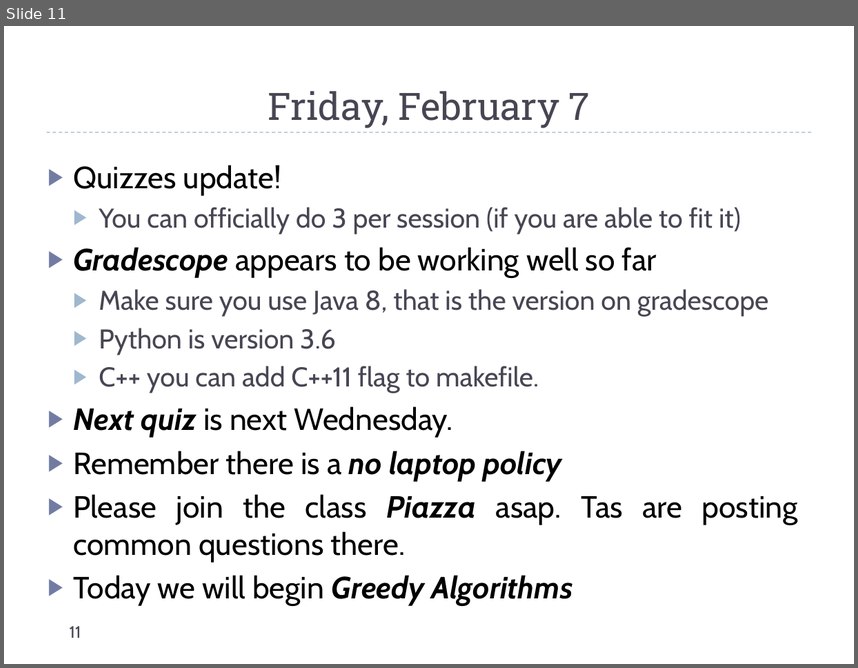
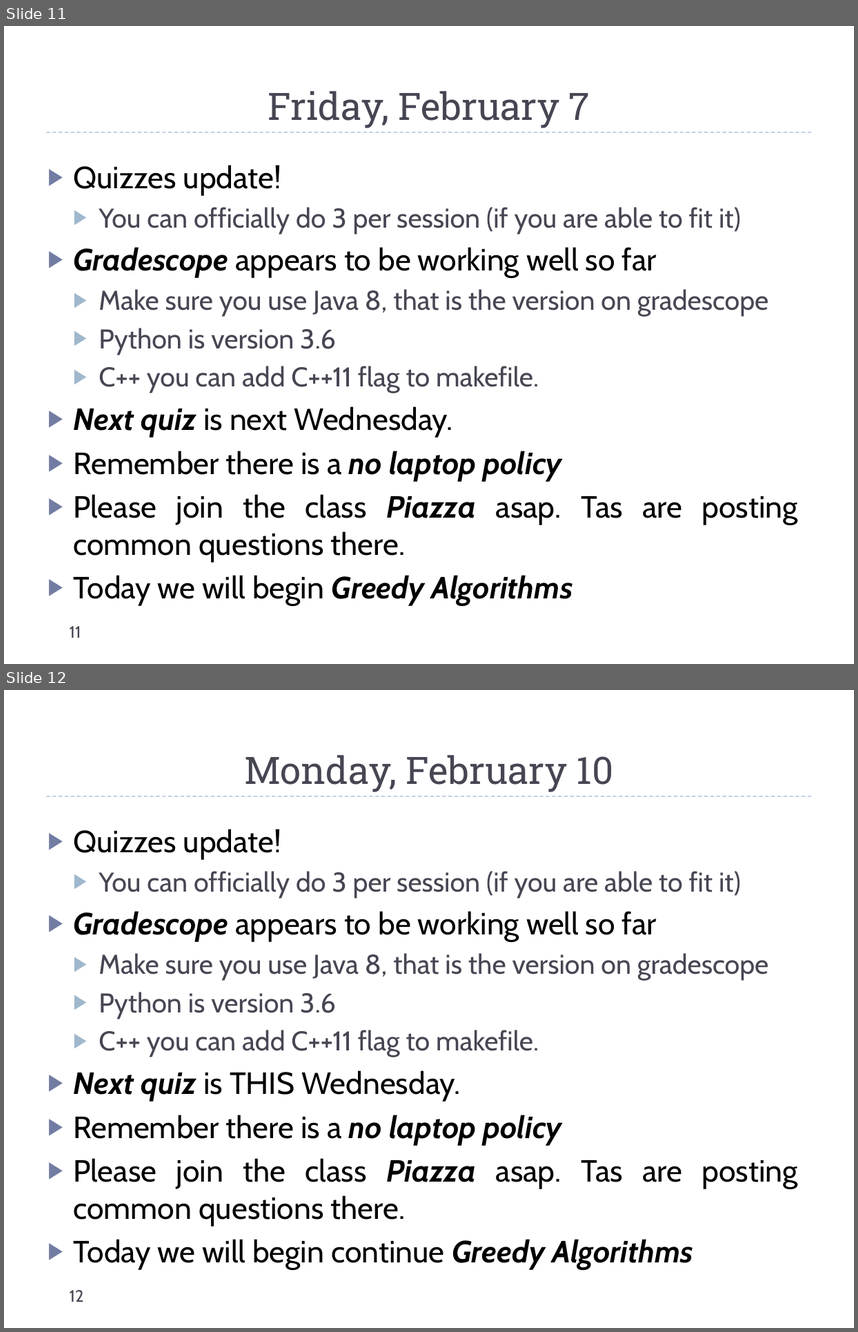
Before and after one commit to markfloryan/dsa2, a slide deck: slides/dailyAnnouncements.pptx. Shown one above the other, each under a label of ours: slide 11 before the commit, slides 11 and 12 after it. The pictures are 858x668 and 858x1332 pixels, drawn with LibreOffice and Linux fonts; fonts in the diff are those of the drawing. Boxes give left, top, right and bottom in pixels: in the first picture for what was removed or moved away, otherwise in the second. Text is boxed around its words. In the diff, an @@ line names an element or a change of style, - is before the commit and + after.

```diff
--- a/slides/dailyAnnouncements.pptx
+++ b/slides/dailyAnnouncements.pptx
@@ slide 12 added at bbox=[4, 690, 854, 1328], background #FFFFFF; not listed: 1 template element that a slide beside it also shows @@
@@ title added at bbox=[244, 755, 614, 792], 32 pt, text #464653 @@
+Monday, February 10
@@ text added at bbox=[73, 829, 798, 1270], 26 pt, text #000000 @@
+▶ Quizzes update!
+  ▶ You can officially do 3 per session (if you are able to fit it)
+▶ Gradescope appears to be working well so far
+  ▶ Make sure you use Java 8, that is the version on gradescope
+  ▶ Python is version 3.6
+  ▶ C++ you can add C++11 flag to makefile.
+▶ Next quiz is THIS Wednesday.
+▶ Remember there is a no laptop policy
+▶ Please join the class Piazza asap. Tas are posting common questions there.
+▶ Today we will begin continue Greedy Algorithms
@@ page number added at bbox=[70, 1290, 84, 1301], 14 pt, text #464653 @@
+12
```
Also in this commit, not shown: 5 other files.
